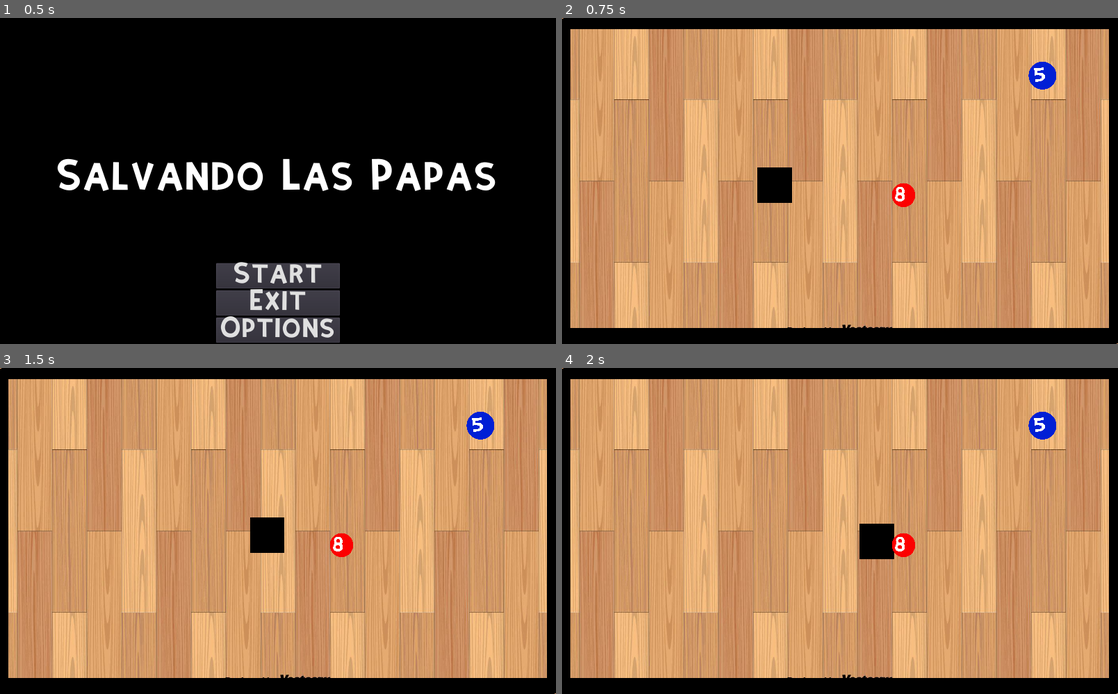
Above: before the commit, frames 1-4 (two rows, left to right).
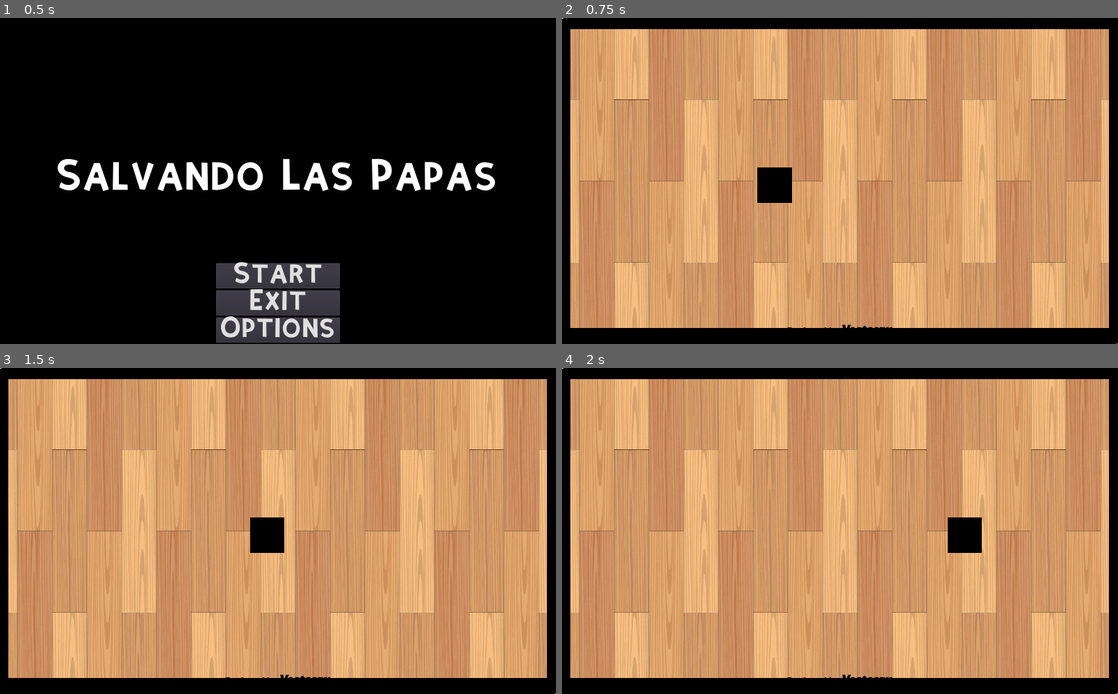
Above: after the commit, the same moments.

Repository: scamipia/SalvandoLasPapas
Game: Godot game, scene res://src/Main.tscn
Two runs of this game, one before a commit and one after it. Both use one fixed random seed, a clock stepped at 60 frames per second and the inputs below.
Inputs (mouse positions are in pixels of both pictures, inside the frame that each line leads up to):
- Up to frame 1 (0.5 s): no input
- Up to frame 2 (0.75 s): click "Start" at 0.5 s
- Up to frame 3 (1.5 s): tap Enter at 1.25 s; move the mouse to (339, 544) at 1.27 s; hold Right (move_right) from 1.28 s (still down); tap Space (execute_job) at 1.35 s
- Up to frame 4 (2 s): keep holding Right (move_right)

Frame 1 is identical in both runs. In frame 2, 0.6% of the frame differs, in the area x 0-89%, y 0-58%; in frame 3, 0.6%; in frame 4, 1.9%, in the area x 0-89%, y 0-59%.

Commit message:
inicio de implementacion de task manager, task stack resource e individual tasks

Diff:
--- /dev/null
+++ b/Node2D.gd
@@ -0,0 +1,16 @@
+extends Node2D
+
+
+# Declare member variables here. Examples:
+# var a = 2
+# var b = "text"
+
+
+# Called when the node enters the scene tree for the first time.
+func _ready():
+	pass # Replace with function body.
+
+
+# Called every frame. 'delta' is the elapsed time since the previous frame.
+#func _process(delta):
+#	pass
--- a/project.godot
+++ b/project.godot
@@ -10,12 +10,18 @@
 
 _global_script_classes=[ {
 "base": "StaticBody2D",
-"class": "Task",
+"class": "IndividualTask",
 "language": "GDScript",
-"path": "res://src/entities/Task.gd"
+"path": "res://src/entities/IndividualTask.gd"
+}, {
+"base": "Resource",
+"class": "TaskStackResource",
+"language": "GDScript",
+"path": "res://src/entities/TaskStackResource.gd"
 } ]
 _global_script_class_icons={
-"Task": ""
+"IndividualTask": "",
+"TaskStackResource": ""
 }
 
 [application]
--- a/src/Level.gd
+++ b/src/Level.gd
@@ -4,13 +4,19 @@
 onready var defeat_menu = $CanvasLayer/DefeatMenu
 onready var remaining_time = $RemainingTime
 onready var win_menu = $CanvasLayer/WinMenu
-onready var task = $Task
-var tasks = 0
+onready var task_manager = $TaskManager
+#onready var task = $IndividualTask
 
+
+onready var task_stack_resource = preload("res://src/entities/task_stack_resource.tres") as TaskStackResource
+var tasks = 2
 func _ready():
 	remaining_time.start()
-	count_tasks()
-	print(tasks)
+	task_manager.set_task_stack_resource(task_stack_resource)
+	task_manager.connect("all_tasks_completed", self, "_on_all_tasks_completed")
+	task_manager.connect("task_completed", self, "_on_task_completed")
+	#count_tasks()
+	#print(tasks)
 
 func _on_RemainingTime_timeout():
 	gui.update_score(1)
@@ -35,18 +41,23 @@
 	get_tree().paused = false
 	get_tree().change_scene("res://src/Level.tscn")
 
-func count_tasks():
-	var all_childs = get_child_count()
-	for i in all_childs:
-		var child = get_child(i)
-		if child is Task:
-			child.connect("done", self, "_on_Task_done")
-			tasks += 1
+#func count_tasks():
+#	var all_childs = get_child_count()
+#	for i in all_childs:
+#		var child = get_child(i)
+#		if child is IndividualTask:
+#			child.connect("done", self, "_on_Task_done")
+#			tasks += 1
+func _on_all_tasks_completed():
+	remaining_time.stop()
+	win_menu.show()
+	get_tree().paused = true
 
 func _on_Task_done():
 	_update_done()
 
 func _update_done():
+
 	tasks -= 1
 	print(tasks)
 	if tasks == 0:
--- a/src/Level.tscn
+++ b/src/Level.tscn
@@ -6,7 +6,7 @@
 [ext_resource path="res://src/ui/PauseMenu.tscn" type="PackedScene" id=4]
 [ext_resource path="res://src/ui/GUI.tscn" type="PackedScene" id=5]
 [ext_resource path="res://src/ui/DefeatMenu.tscn" type="PackedScene" id=6]
-[ext_resource path="res://src/entities/Task.tscn" type="PackedScene" id=7]
+[ext_resource path="res://src/entities/TaskManager.tscn" type="PackedScene" id=7]
 [ext_resource path="res://src/ui/WinMenu.tscn" type="PackedScene" id=8]
 [ext_resource path="res://src/entities/VerticalWall.tscn" type="PackedScene" id=9]
 [ext_resource path="res://src/entities/HorizontalWall.tscn" type="PackedScene" id=10]
@@ -25,15 +25,7 @@
 position = Vector2( 392, 308 )
 scale = Vector2( 0.991978, 1.01791 )
 
-[node name="Task" parent="." instance=ExtResource( 7 )]
-position = Vector2( 629, 326 )
-scale = Vector2( 0.982636, 1.01244 )
-totalSteps = 8
-worker = false
-
-[node name="Task2" parent="." instance=ExtResource( 7 )]
-position = Vector2( 885, 106 )
-stages = 1
+[node name="TaskManager" parent="." instance=ExtResource( 7 )]
 
 [node name="VerticalWall" parent="." instance=ExtResource( 9 )]
 position = Vector2( 1005, -2 )
--- a/src/entities/Task.gd
+++ b/src/entities/IndividualTask.gd
@@ -1,5 +1,5 @@
 extends StaticBody2D
-class_name Task
+class_name IndividualTask
 
 signal hit
 signal win
--- a/src/entities/Task.tscn
+++ b/src/entities/IndividualTask.tscn
@@ -1,7 +1,7 @@
 [gd_scene load_steps=7 format=2]
 
 [ext_resource path="res://assets/Blue-Circle.png" type="Texture" id=1]
-[ext_resource path="res://src/entities/Task.gd" type="Script" id=2]
+[ext_resource path="res://src/entities/IndividualTask.gd" type="Script" id=2]
 [ext_resource path="res://assets/fonts/kirifont/Kirifont.tres" type="DynamicFont" id=3]
 
 [sub_resource type="CircleShape2D" id=1]
@@ -29,7 +29,7 @@
 [sub_resource type="CircleShape2D" id=2]
 radius = 185.86
 
-[node name="Task" type="StaticBody2D"]
+[node name="IndividualTask" type="StaticBody2D"]
 collision_layer = 2
 collision_mask = 3
 input_pickable = true
--- /dev/null
+++ b/src/entities/TaskManager.gd
@@ -0,0 +1,48 @@
+extends Node
+
+signal task_completed
+signal all_tasks_completed
+
+export (Resource) var task_stack_resource
+
+var current_step: int = 0
+var active_task: IndividualTask
+
+func _ready():
+	if task_stack_resource:
+		start_tasks()
+
+func set_task_stack_resource(resource: TaskStackResource):
+	task_stack_resource = resource
+	if is_inside_tree():
+		start_tasks()
+
+
+func start_tasks():
+	change_active_task(current_step)
+
+func change_active_task(new_step: int) -> void:
+	print("Changing active task to step: ", new_step)
+	if active_task:
+		print("Removing current active task")
+		remove_child(active_task)
+		active_task.queue_free()
+	current_step = new_step
+	active_task = task_stack_resource.get_next_task(current_step)
+	if active_task:
+		print("New task added: ", active_task)
+		active_task.connect("done", self, "_on_task_done")
+		add_child(active_task)
+		# Inicializa la tarea
+		active_task.resetSteps()
+		active_task.resetWorker()
+	else:
+		print("No task available for step: ", new_step)
+
+func _on_task_done():
+	emit_signal("task_completed")
+	current_step += 1
+	if current_step < task_stack_resource.tasks_amount():
+		change_active_task(current_step)
+	else:
+		emit_signal("all_tasks_completed")
--- /dev/null
+++ b/src/entities/TaskManager.tscn
@@ -0,0 +1,8 @@
+[gd_scene load_steps=3 format=2]
+
+[ext_resource path="res://src/entities/TaskManager.gd" type="Script" id=1]
+[ext_resource path="res://src/entities/task_stack_resource.tres" type="Resource" id=2]
+
+[node name="TaskManager" type="Node"]
+script = ExtResource( 1 )
+task_stack_resource = ExtResource( 2 )
--- /dev/null
+++ b/src/entities/TaskStackResource.gd
@@ -0,0 +1,23 @@
+extends Resource
+class_name TaskStackResource
+
+#export (Array, Resource) var individual_tasks: Array
+#export (int) var clicks_amount: int
+#export (int) var player_type: int
+export (Array, PackedScene) var individual_tasks: Array
+
+#var current_step: int = 0
+#var active_task: IndividualTask
+
+func get_next_task(step: int) -> Node:
+	if step >= 0 && step < individual_tasks.size():
+		return individual_tasks[step].instance()
+	return null
+
+#func get_task() -> Node:
+#	var task_instance = individual_task_scene.instance()
+#	task_instance.setup(self)
+#	return task_instance
+
+func tasks_amount() -> int:
+	return individual_tasks.size()
--- /dev/null
+++ b/src/entities/task_stack_resource.tres
@@ -0,0 +1,9 @@
+[gd_resource type="Resource" load_steps=4 format=2]
+
+[ext_resource path="res://src/entities/TaskStackResource.gd" type="Script" id=1]
+[ext_resource path="res://src/entities/OtroIndividualTask.tscn" type="PackedScene" id=2]
+[ext_resource path="res://src/entities/IndividualTask.tscn" type="PackedScene" id=3]
+
+[resource]
+script = ExtResource( 1 )
+individual_tasks = [ ExtResource( 3 ), ExtResource( 2 ) ]
Renamed: src/entities/OtroTask.tscn -> src/entities/OtroIndividualTask.tscn
